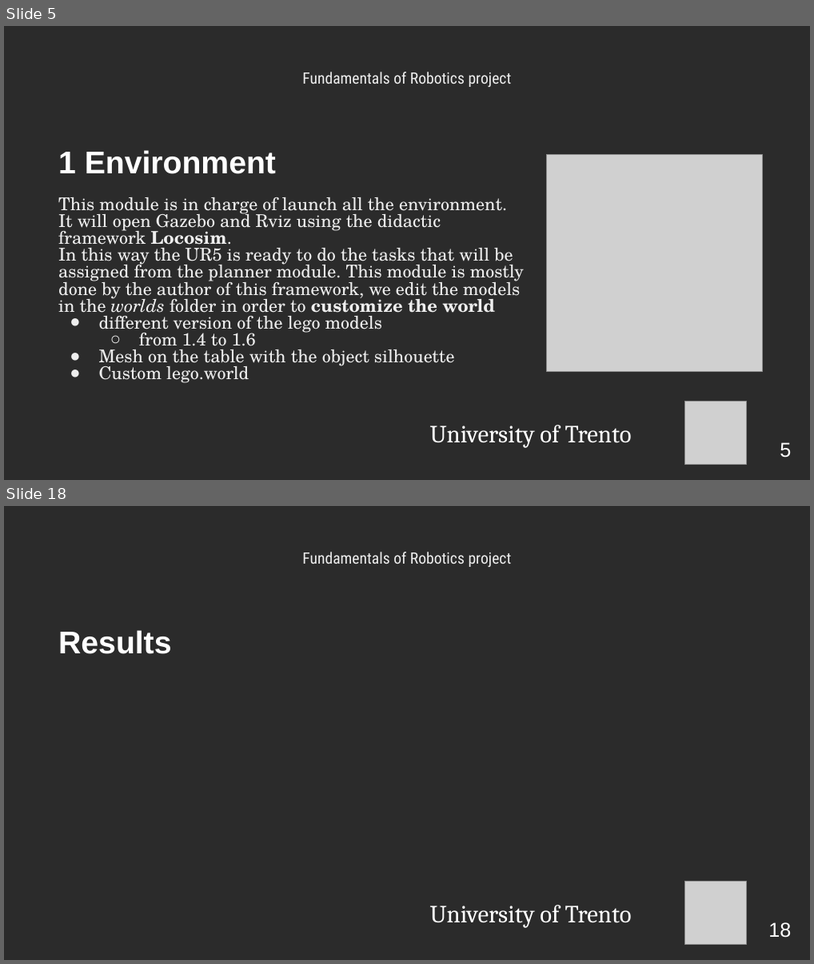
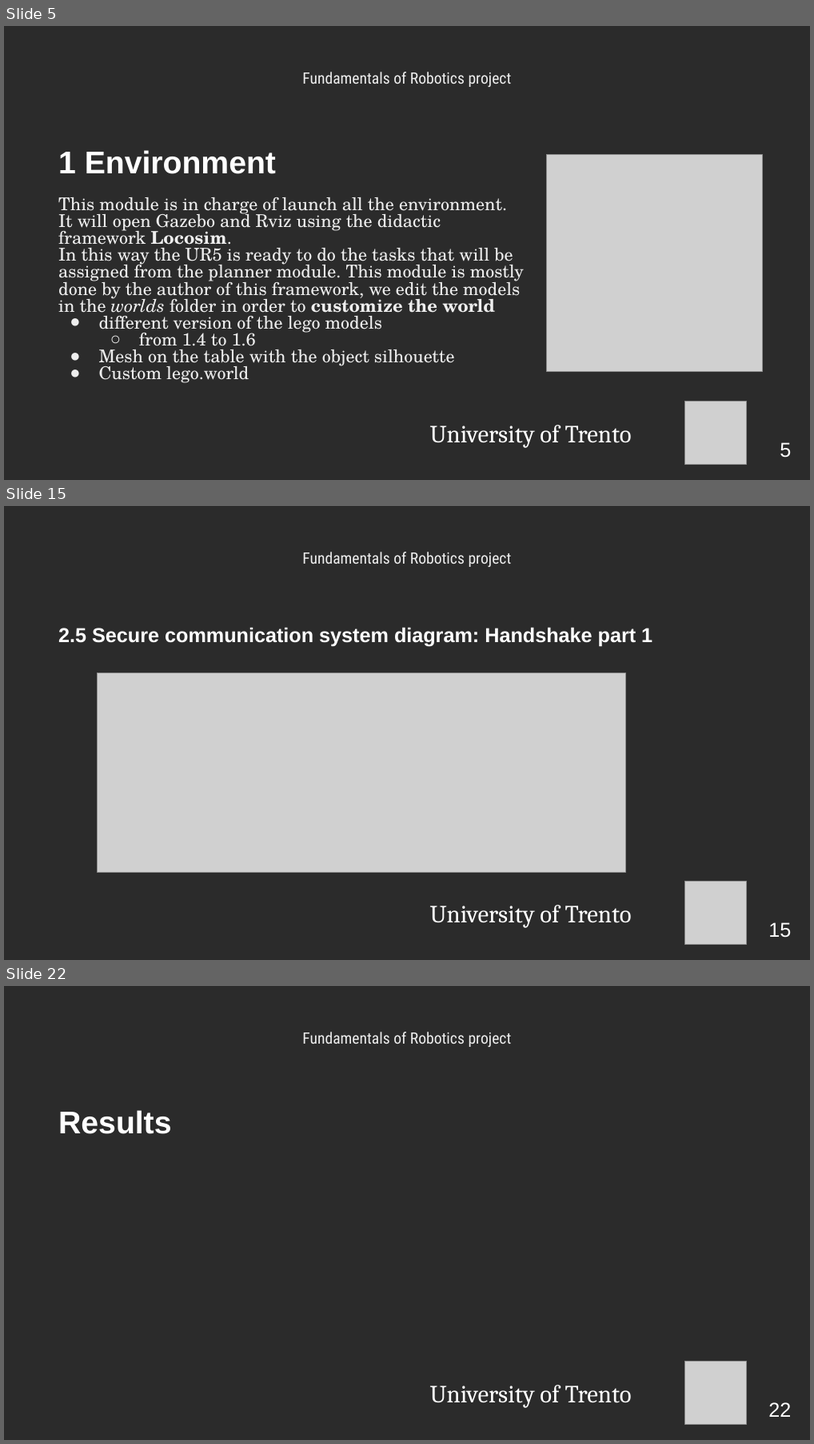
Before and after one commit to LordBions/Robotics_ICE23_UNITN, a slide deck: Documents/Robotics.pptx. Shown one above the other, each under a label of ours: slides 5 and 18 before the commit, slides 5, 15 and 22 after it; the slides between them are not shown. The pictures are 814x964 and 814x1444 pixels, drawn with LibreOffice and Linux fonts; fonts in the diff are those of the drawing; grey boxes stand for pictures; background and template pictures are left out; a plain dark background stands for a picture behind light text. Boxes give left, top, right and bottom in pixels: in the first picture for what was removed or moved away, otherwise in the second. Text is boxed around its words. In the diff, an @@ line names an element or a change of style, - is before the commit and + after.

```diff
--- a/Documents/Robotics.pptx
+++ b/Documents/Robotics.pptx
@@ slide 15 added at box(4, 506, 810, 960), background picture (left out) @@
@@ text added at box(302, 552, 512, 567), 14 pt, text #EEEEEE @@
+Fundamentals of Robotics project
@@ text added at box(58, 627, 653, 647), 18 pt, text #FFFFFF, bold @@
+2.5 Secure communication system diagram: Handshake part 1
@@ picture added at box(98, 673, 626, 872) @@
@@ picture added at box(685, 881, 746, 944) @@
@@ text added at box(430, 904, 632, 928), 22 pt, text #FFFFFF @@
+University of Trento
@@ page number added at box(769, 922, 791, 937), 18 pt, text #FFFFFF @@
+15
@@ what was slide 18 is now slide 22 @@
@@ page number at box(769, 1402, 791, 1416): text changed @@
-18
+22
```
Also in this commit, not shown: 16 slides changed, 3 other slides added, 6 other files.
